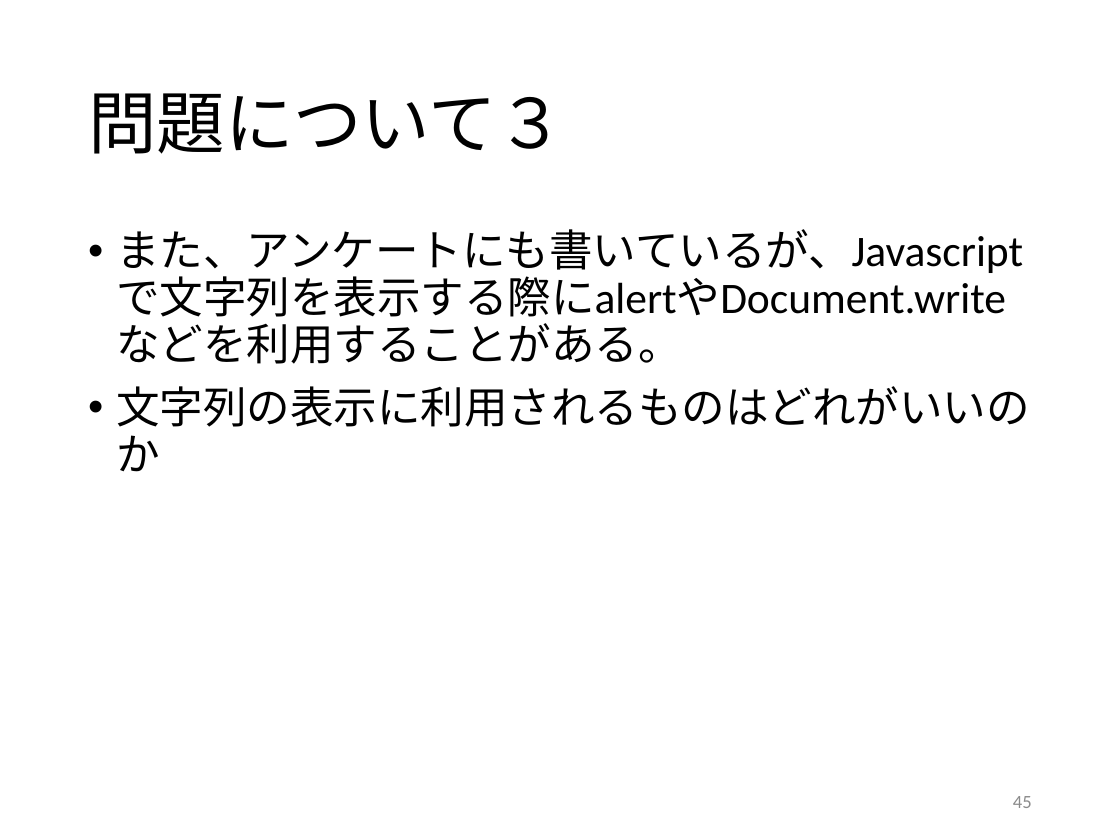
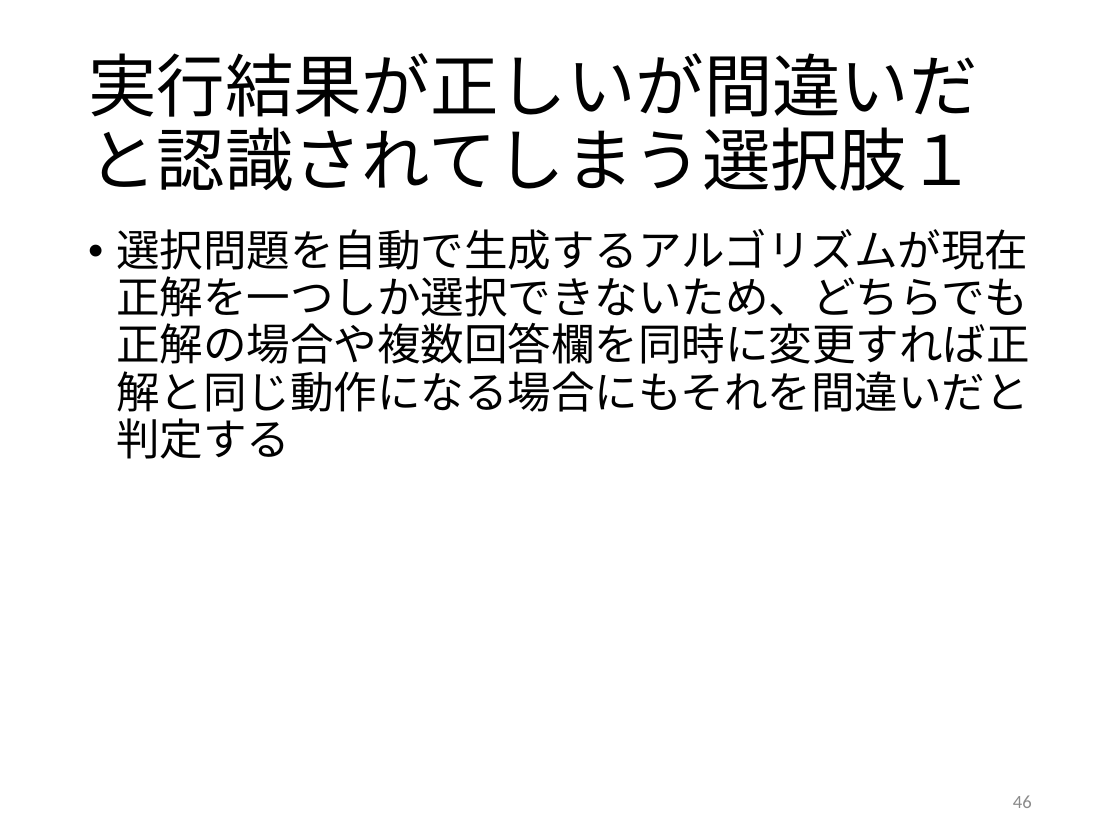
Before and after one commit to kait-takanolab/1821121-shimaoka-thesis, a slide deck: slide 46 of 1821121_shimaoka_sotsuken.pptx (slide 45 before the commit). Drawn at 1120x840 pixels with LibreOffice and Linux fonts; fonts in the diff are those of the drawing. Boxes give left, top, right and bottom in pixels: in the first picture for what was removed or moved away, otherwise in the second. Text is boxed around its words. In the diff, an @@ line names an element or a change of style, - is before the commit and + after.

Commit message:
12/12
～12/12今週の作業
１章 整合性という言葉が説明できない（それに当てはまる状況がかなり少ない）ため、他の語句に変更
３章 採点基準を明文化

```diff
--- a/1821121_shimaoka_sotsuken.pptx
+++ b/1821121_shimaoka_sotsuken.pptx
@@ title at (x1=88, y1=53, x2=978, y2=191): text changed @@
-問題について３
+実行結果が正しいが間違いだと認識されてしまう選択肢１
@@ text at (x1=116, y1=229, x2=1029, y2=459): text changed @@
-• また、アンケートにも書いているが、Javascriptで文字列を表示する際にalertやDocument.writeなどを利用することがある。
-• 文字列の表示に利用されるものはどれがいいのか
+• 選択問題を自動で生成するアルゴリズムが現在正解を一つしか選択できないため、どちらでも正解の場合や複数回答欄を同時に変更すれば正解と同じ動作になる場合にもそれを間違いだと判定する
@@ page number at (x1=1013, y1=795, x2=1032, y2=808): text changed @@
-45
+46
```
Also in this commit, not shown: 3 other slides changed, 3 slides added, 1 slide removed, 2 other files.
